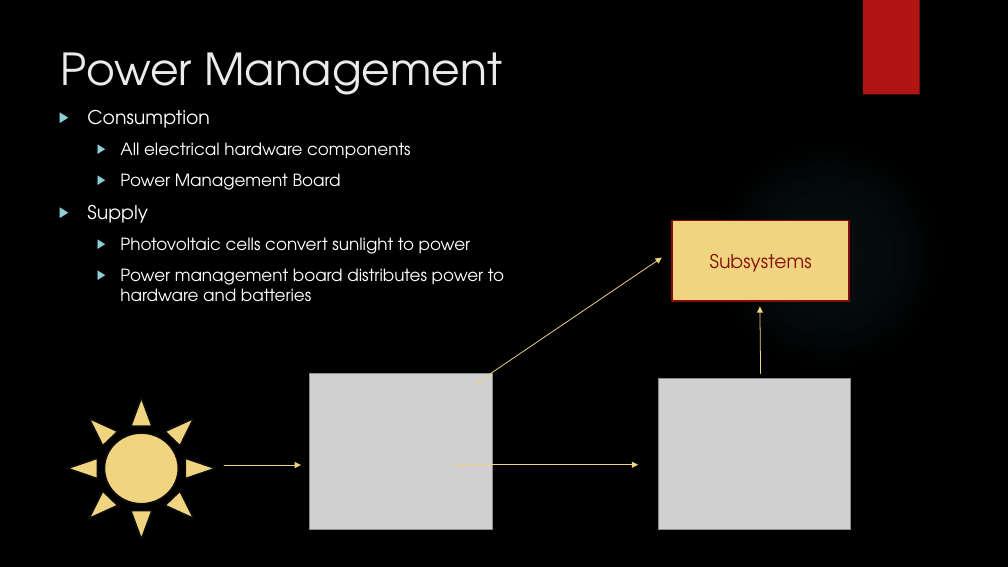
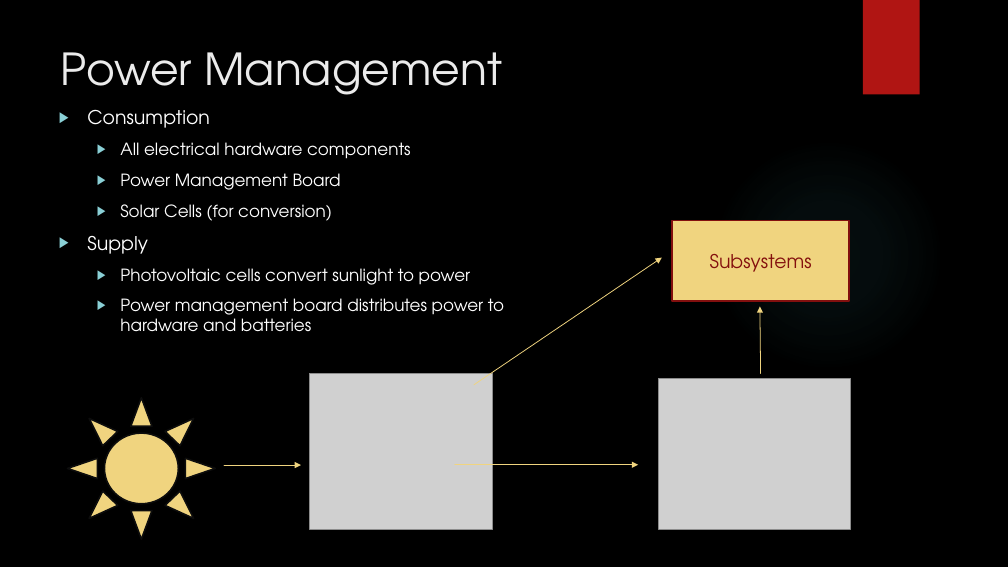
Before and after one commit to HASP-UMN/CubeSat, a slide deck: slide 24 of Presentations/PDR_Presentation.pptx. Drawn at 1008x567 pixels with LibreOffice and Linux fonts; fonts in the diff are those of the drawing; grey boxes stand for pictures; background and template pictures are left out. Boxes give left, top, right and bottom in pixels: in the first picture for what was removed or moved away, otherwise in the second. Text is boxed around its words. In the diff, an @@ line names an element or a change of style, - is before the commit and + after.

Commit message:
Added The power draw for the OBC, Sun Sensors, and Solar Cells
Battery remains variable, as it depends upon the voltage .

```diff
--- a/Presentations/PDR_Presentation.pptx
+++ b/Presentations/PDR_Presentation.pptx
@@ text at box(120, 204, 332, 221): paragraph added @@
+  ▶ Solar Cells (for conversion)
```
Also in this commit, not shown: 1 other slide changed.
